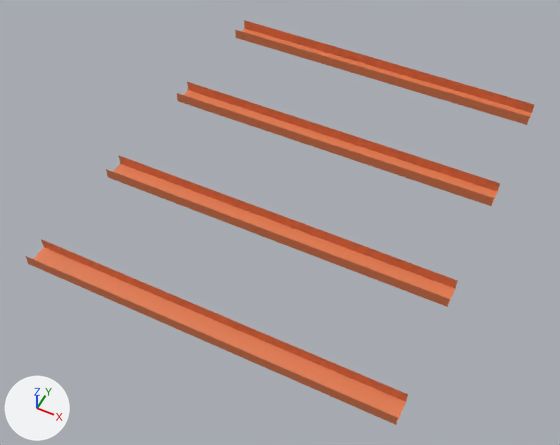
An edit to the FBX model BATHROOM/Assets/Objects/sm_beams.fbx, drawn before and after from the same camera.
Both versions are drawn from a 50 mm lens placed at (4.53, -8.63, 9.28), pointed at (1.94, -3.45, 2.81). Lighting does not change. The marker at lower left points along +X, +Y and +Z. The older version comes first. Where no turn or scale is listed for an object, it has been applied to the vertices.

Objects in the first picture: 'sm_beams.001', 'sm_beams.002', 'sm_beams.003', 'sm_beams.004'.
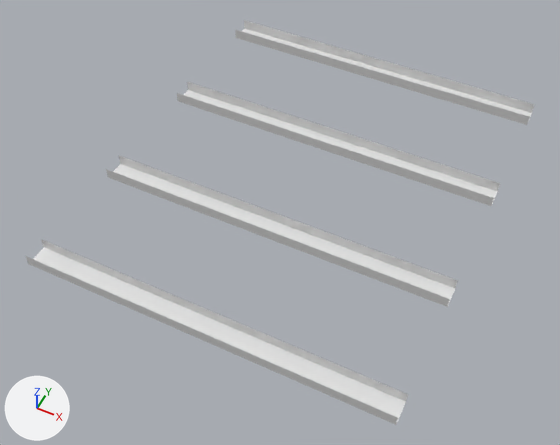
The change, as a list of edits to the scene's bpy script:
```text
Change me_cube_010:
    where me_cube_010.from_pydata(...)  # 8 vertices, 3 faces; spans x -2.0..2.0, y -2.28..-2.03, z -0.07..0.07
    remove me_cube_010.materials.append(mat_wood)  # orange #e78153
Change me_cube_014:
    where me_cube_014.from_pydata(...)  # 8 vertices, 3 faces; spans x -2.0..2.0, y -0.88..-0.62, z -0.07..0.07
    remove me_cube_014.materials.append(mat_wood)  # orange #e78153
Change me_cube_004:
    where me_cube_004.from_pydata(...)  # 8 vertices, 3 faces; spans x -2.0..2.0, y 2.12..2.38, z -0.07..0.07
    remove me_cube_004.materials.append(mat_wood)  # orange #e78153
Change me_cube_006:
    where me_cube_006.from_pydata(...)  # 8 vertices, 3 faces; spans x -2.0..2.0, y 0.62..0.88, z -0.07..0.07
    remove me_cube_006.materials.append(mat_wood)  # orange #e78153
```

Where the change shows, as pixel boxes (x1, y1, x2, y2) in the pictures (560 x 445 px):
'sm_beams.002', recoloured (orange to white): (26, 239, 408, 425) in both
'sm_beams.003', recoloured (orange to white): (106, 156, 458, 307) in both
'sm_beams.001', recoloured (orange to white): (177, 82, 500, 206) in both
'sm_beams.004', recoloured (orange to white): (235, 20, 534, 125) in both
